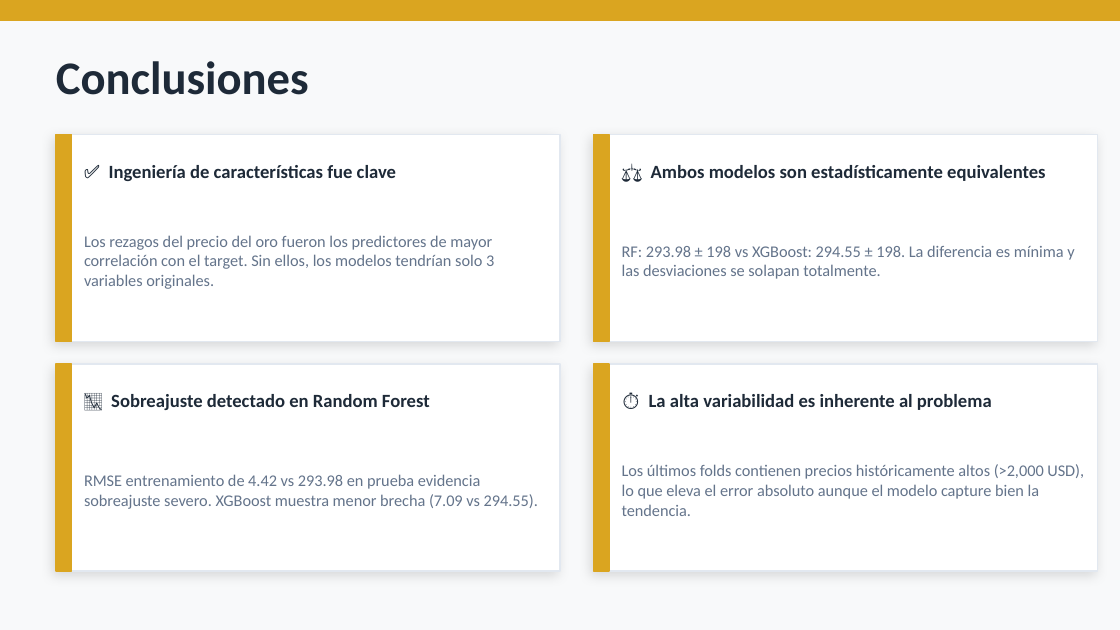
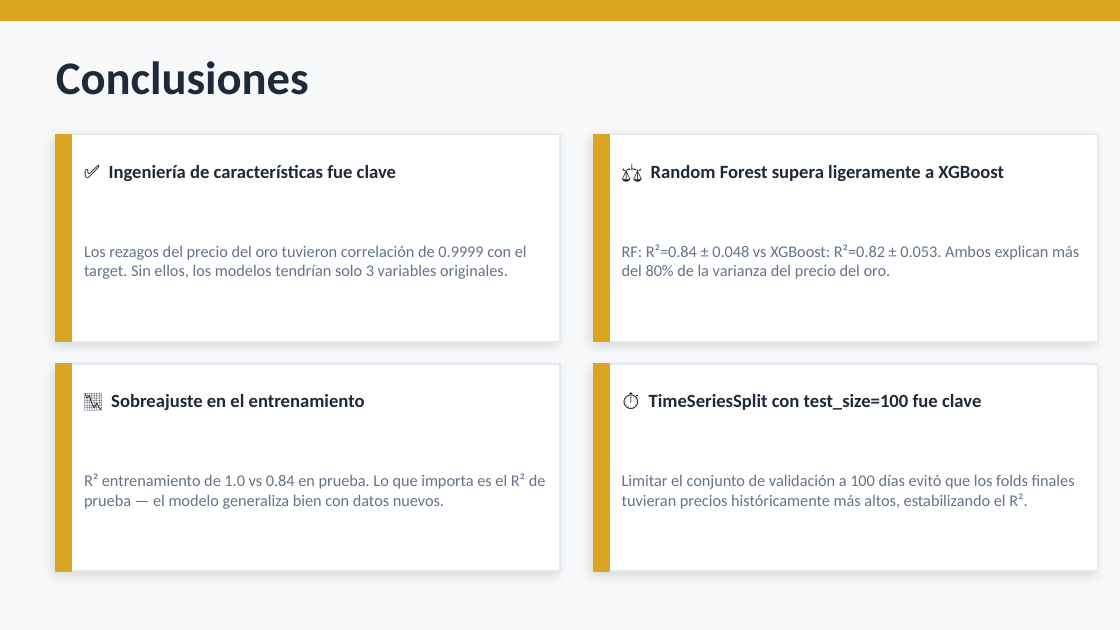
Before and after one commit to Jurgen012/Proyecto-3-Final-, a slide deck: slide 9 of proyecto_final_lab.pptx. Drawn at 1120x630 pixels with LibreOffice and Linux fonts; fonts in the diff are those of the drawing. Boxes give left, top, right and bottom in pixels: in the first picture for what was removed or moved away, otherwise in the second. Text is boxed around its words. In the diff, an @@ line names an element or a change of style, - is before the commit and + after.

```diff
--- a/proyecto_final_lab.pptx
+++ b/proyecto_final_lab.pptx
@@ text at (651,165,1004,181): text changed @@
-⚖️ Ambos modelos son estadísticamente equivalentes
+⚖️ Random Forest supera ligeramente a XGBoost
@@ text at (84,245,527,279): text changed @@
-Los rezagos del precio del oro fueron los predictores de mayor correlación con el target. Sin ellos, los modelos tendrían solo 3 variables originales.
+Los rezagos del precio del oro tuvieron correlación de 0.9999 con el target. Sin ellos, los modelos tendrían solo 3 variables originales.
@@ text at (622,244,1079,279): text changed @@
-RF: 293.98 ± 198 vs XGBoost: 294.55 ± 198. La diferencia es mínima y las desviaciones se solapan totalmente.
+RF: R²=0.84 ± 0.048 vs XGBoost: R²=0.82 ± 0.053. Ambos explican más del 80% de la varianza del precio del oro.
@@ text at (111,394,365,410): text changed @@
-📉 Sobreajuste detectado en Random Forest
+📉 Sobreajuste en el entrenamiento
@@ text at (649,394,981,410): text changed @@
-⏱️ La alta variabilidad es inherente al problema
+⏱️ TimeSeriesSplit con test_size=100 fue clave
@@ text at (84,473,546,509): text changed @@
-RMSE entrenamiento de 4.42 vs 293.98 en prueba evidencia sobreajuste severo. XGBoost muestra menor brecha (7.09 vs 294.55).
+R² entrenamiento de 1.0 vs 0.84 en prueba. Lo que importa es el R² de prueba — el modelo generaliza bien con datos nuevos.
@@ text at (622,474,1075,509): text changed @@
-Los últimos folds contienen precios históricamente altos (>2,000 USD), lo que eleva el error absoluto aunque el modelo capture bien la tendencia.
+Limitar el conjunto de validación a 100 días evitó que los folds finales tuvieran precios históricamente más altos, estabilizando el R².
```
Also in this commit, not shown: 4 other slides changed.
